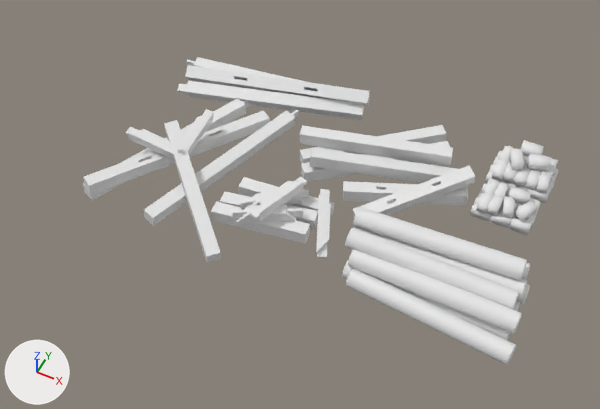
What one commit did to the FBX model Content/CA_Buildings/Meshes/Blacksmith/Blacksmith_S0.fbx.
The view is the same before and after, from a 50 mm camera at (3.46, -7.09, 8.24) aimed at (0.14, -0.45, -0.06). The lights are fixed; the arrows at lower left show +X, +Y and +Z. Where no turn or scale is listed for an object, it has been applied to the vertices.

Before the edit, the objects in view are built like this:
```python
me_cube_186 = bpy.data.meshes.new('Cube.186')
me_cube_186.from_pydata(...)  # 1035 vertices, 827 faces; spans x -2.63..3.37, y -1.89..1.7, z -0.06..0.69
me_cube_186.materials.append(mat_mat_carpentry_wood)  # its picture is missing
me_envsculpt_brick2_037 = bpy.data.meshes.new('envsculpt_brick2.037')
me_envsculpt_brick2_037.from_pydata(...)  # 668 vertices, 1160 faces; spans x -0.432..0.425, y -1.007..0.239, z -0.082..0.373
me_envsculpt_brick2_037.materials.append(mat_mat_blacksmith)  # its picture is missing
ob_blacksmith_s0_rubble = bpy.data.objects.new('Blacksmith_S0_rubble', me_cube_186)
ob_blacksmith_s0_rubble.location = (0.0, 0.0, 0.0)
ob_blacksmith_s0_rubblestone = bpy.data.objects.new('Blacksmith_S0_rubblestone', me_envsculpt_brick2_037)
ob_blacksmith_s0_rubblestone.location = (2.66, 1.29, 0.1)
```
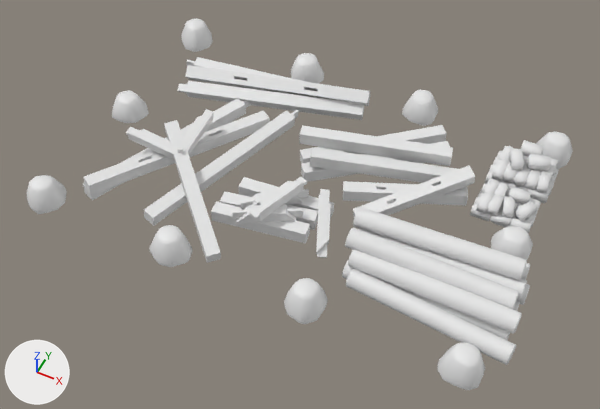
Commit message: blacksmith update
blacksmith update

The edits, one by one:
Mesh me_cube_021 is new.
It has 490 vertices, 420 faces and spans x -3.16..3.15, y -2.19..2.19, z -0.01..0.35.
It uses material mat_mat_carpentry_wood (its picture is missing).
Object 'Blacksmith_S0_base' (ob_blacksmith_s0_base) is new; it shows me_cube_021.
Its location is (0.0, 0.0, 0.0).

Pixel boxes (x1, y1, x2, y2) of what changed, in the pictures (600 x 409 px):
'Blacksmith_S0_base', added: after (26, 19, 573, 390)
